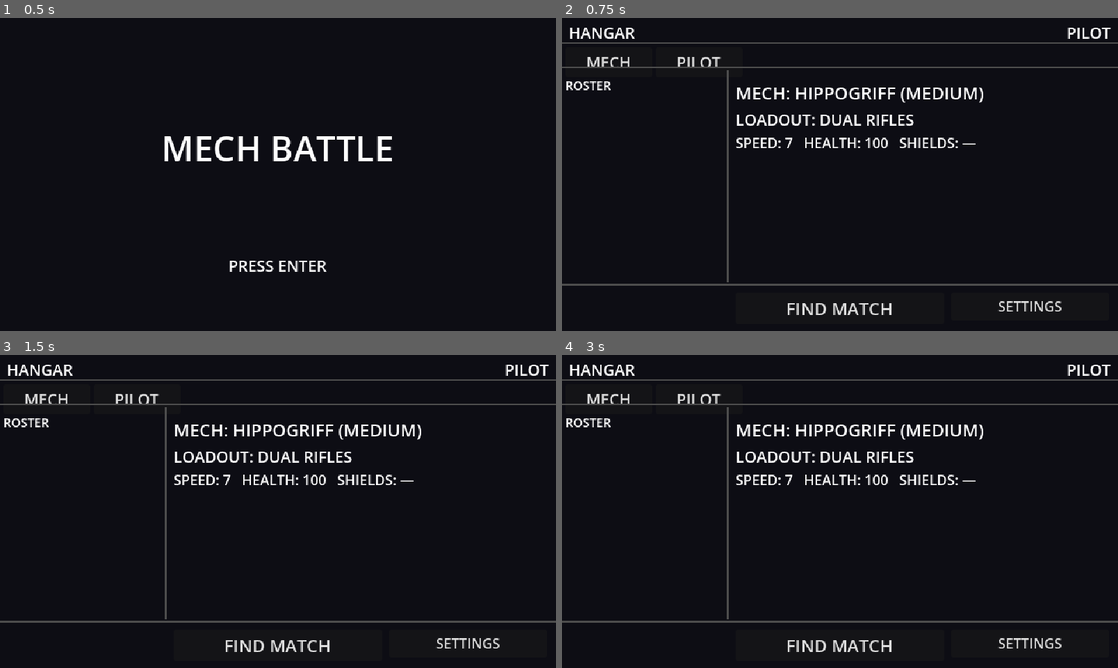
Above: before the commit, frames 1-4 (two rows, left to right).
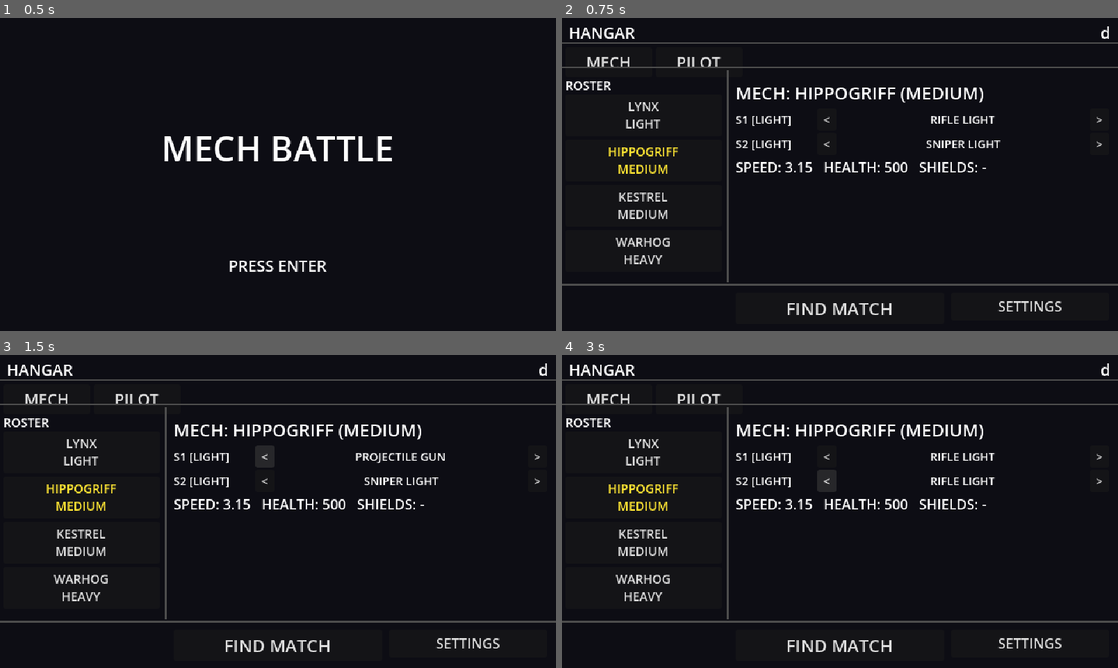
Above: after the commit, the same moments.

Repository: jonathandaley/Hardpoint
Game: Godot game, scene res://scenes/ui/TitleScreen.tscn
Same seed, same stepped clock (60 frames per second), same inputs: the game is played once before the commit and once after it.
Inputs (mouse positions are in pixels of both pictures, inside the frame that each line leads up to):
- Up to frame 1 (0.5 s): no input
- Up to frame 2 (0.75 s): tap Enter (ui_accept) at 0.5 s; move the mouse to (962, 158) at 0.52 s; hold D (move_right) from 0.53 s (still down); hold Enter (ui_accept) from 0.53 s (still down)
- Up to frame 3 (1.5 s): release D (move_right) at 1.25 s; release Enter (ui_accept) at 1.25 s; click (266, 455) at 1.25 s, where only the run after the commit has a clickable "<"
- Up to frame 4 (3 s): click (1101, 455) at 2 s, where only the run after the commit has a clickable ">"; click (828, 480) at 2.75 s, where only the run after the commit has a clickable "<"

Frame 1 is identical in both runs. In frame 2, 3.5% of the frame differs, in the area x 8-99%, y 2-79%; in frame 3, 3.7%; in frame 4, 3.6%.
Error before the commit: Parse Error: There is already a variable named "md" declared in this scope. (res://scripts/Hangar.gd:234)

Commit message:
Fix duplicate var md in _on_weapon_cycle parse error
Co-Authored-By: Claude Sonnet 4.6 <noreply@anthropic.com>

Diff:
--- a/scripts/Hangar.gd
+++ b/scripts/Hangar.gd
@@ -231,7 +231,6 @@
 	overrides[slot_idx] = load(WEAPON_CATALOG[_weapon_indices[slot_idx]]["path"])
 	Game.loadout["weapon_overrides"] = overrides
 
-	var md = Game.loadout.get("mech_def")
 	if md != null:
 		var choices: Dictionary = Game.loadout.get("mech_weapon_choices", {})
 		var paths: Array = []
